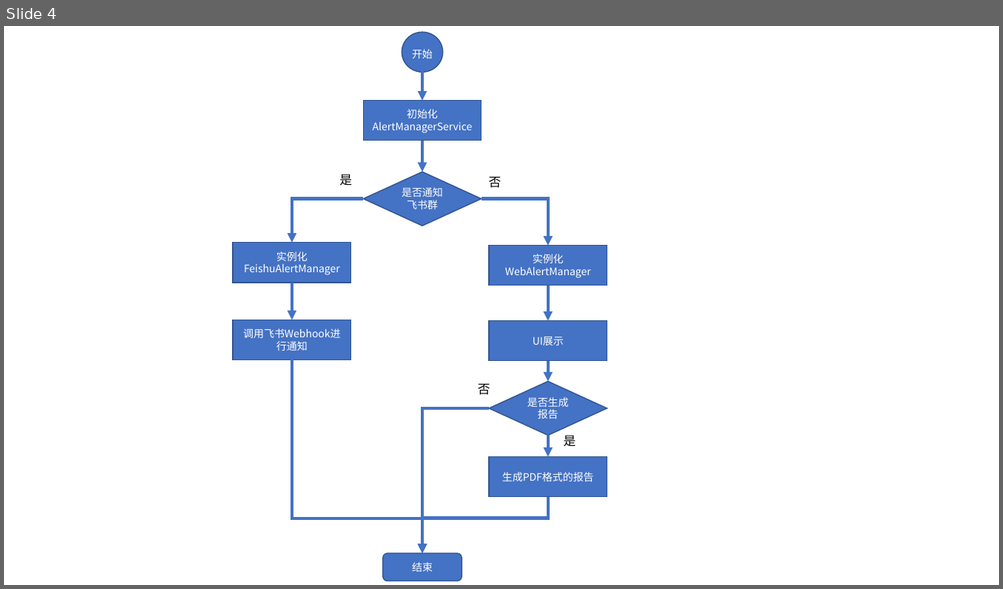
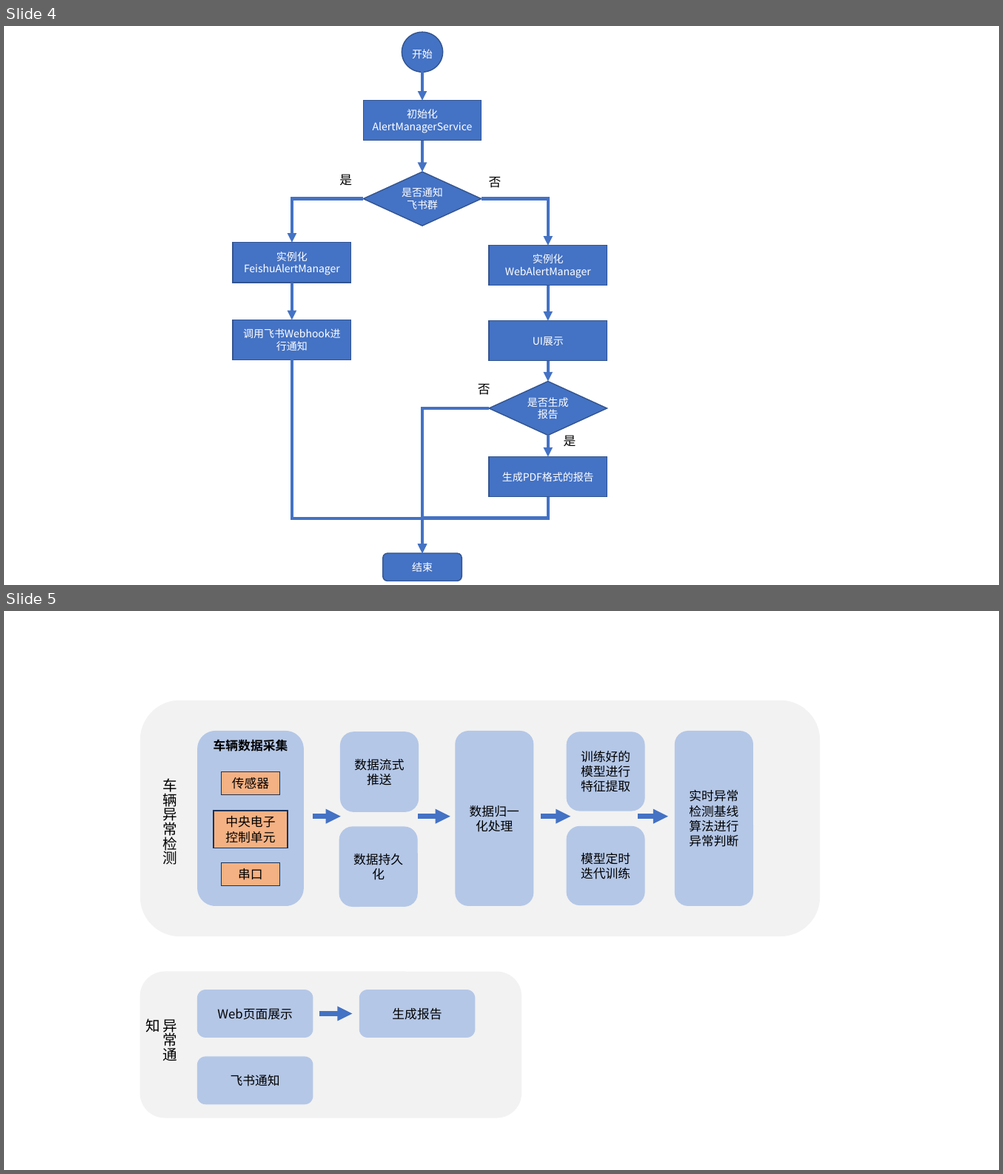
Before and after one commit to jay-eb/TransformerFFT, a slide deck: project/模型.pptx. Shown one above the other, each under a label of ours: slide 4 before the commit, slides 4 and 5 after it. The pictures are 1003x589 and 1003x1174 pixels, drawn with LibreOffice and Linux fonts; fonts in the diff are those of the drawing. Boxes give left, top, right and bottom in pixels: in the first picture for what was removed or moved away, otherwise in the second. Text is boxed around its words. In the diff, an @@ line names an element or a change of style, - is before the commit and + after.

```diff
--- a/project/模型.pptx
+++ b/project/模型.pptx
@@ slide 5 added at [4,611,999,1170], background #FFFFFF @@
@@ rounded rectangle added at [141,701,819,937], fill #F2F2F2, outline #F2F2F2 0.5 pt @@
@@ rounded rectangle added at [341,732,418,812], fill #B4C7E7, outline #B4C7E7 1 pt, 12 pt, text #000000 @@
+数据流式推送
@@ rounded rectangle added at [455,731,533,906], fill #B4C7E7, outline #B4C7E7 1 pt, 12 pt, text #000000 @@
+数据归一化处理
@@ rounded rectangle added at [566,732,644,811], fill #B4C7E7, outline #B4C7E7 1 pt, 12 pt, text #000000 @@
+训练好的模型进行特征提取
@@ rounded rectangle added at [674,731,752,906], fill #B4C7E7, outline #B4C7E7 1 pt, 12 pt, text #000000 @@
+实时异常检测基线算法进行异常判断
@@ text added at [163,778,178,865], 14 pt, text #000000 @@
+车辆异常检测
@@ arrow added from (312, 816) to (341, 816), #4472C4 4.75 pt @@
@@ rounded rectangle added at [340,827,418,906], fill #B4C7E7, outline #B4C7E7 1 pt, 12 pt, text #000000 @@
+数据持久化
@@ arrow added from (418, 816) to (450, 816), #4472C4 4.75 pt @@
@@ arrow added from (540, 816) to (570, 816), #4472C4 4.75 pt @@
@@ rounded rectangle added at [566,826,644,905], fill #B4C7E7, outline #B4C7E7 1 pt, 12 pt, text #000000 @@
+模型定时迭代训练
@@ arrow added from (637, 816) to (668, 816), #4472C4 4.75 pt @@
@@ group added at [198,731,303,906]: 3 rectangles, 1 rounded rectangle, 1 text @@
+车辆数据采集
+传感器
+中央电子控制单元
+串口
@@ rounded rectangle added at [141,972,521,1118], fill #F2F2F2, outline #F2F2F2 1 pt @@
@@ rounded rectangle added at [198,991,313,1038], fill #B4C7E7, outline #B4C7E7 1 pt, 12 pt, text #000000 @@
+Web页面展示
@@ rounded rectangle added at [360,991,475,1038], fill #B4C7E7, outline #B4C7E7 1 pt, 12 pt, text #000000 @@
+生成报告
@@ text added at [163,1019,280,1087], 14 pt, text #000000 @@
+异常通知
@@ arrow added from (318, 1014) to (353, 1014), #4472C4 4.75 pt @@
@@ rounded rectangle added at [198,1057,313,1104], fill #B4C7E7, outline #B4C7E7 1 pt, 12 pt, text #000000 @@
+飞书通知
```
Also in this commit, not shown: 1 slide removed, 1 other file.
